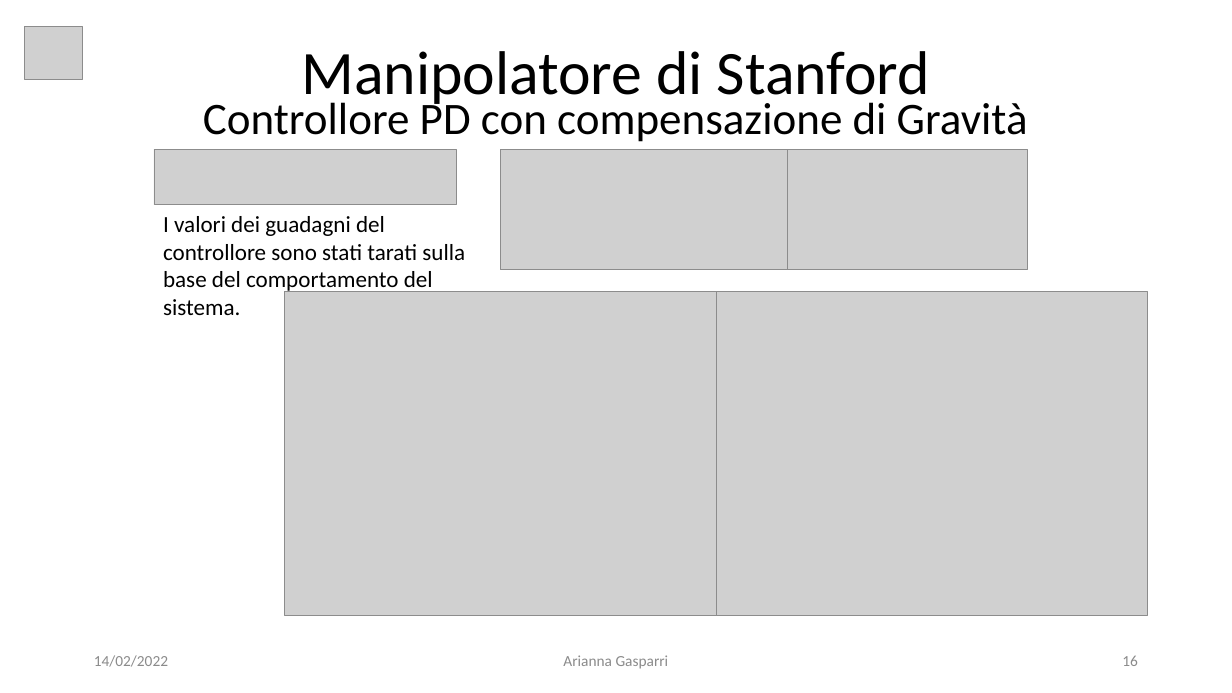
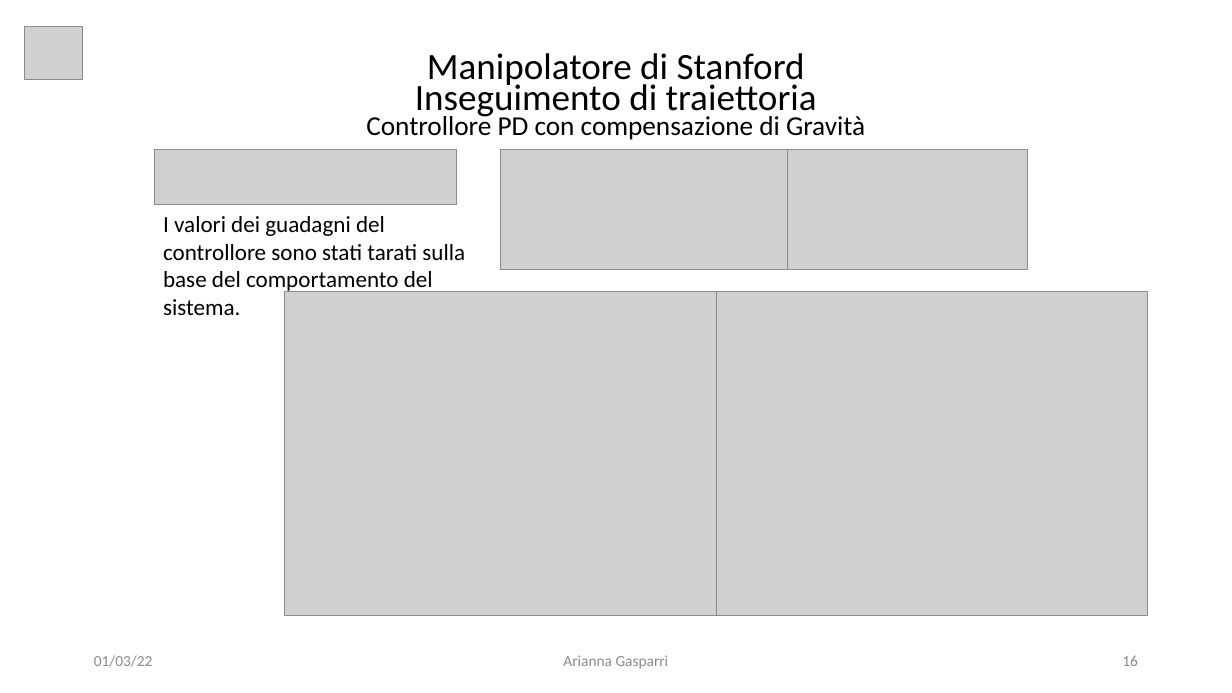
Before and after one commit to giga487/BicchiGas, a slide deck: slide 16 of Relazione/Presentazione.pptx. Drawn at 1232x693 pixels with LibreOffice and Linux fonts; fonts in the diff are those of the drawing; grey boxes stand for pictures. Boxes give left, top, right and bottom in pixels: in the first picture for what was removed or moved away, otherwise in the second. Text is boxed around its words. In the diff, an @@ line names an element or a change of style, - is before the commit and + after.

```diff
--- a/Relazione/Presentazione.pptx
+++ b/Relazione/Presentazione.pptx
@@ text at bbox=[366, 53, 865, 140]: size 48.1 to 28.9 pt in "Manipolatore di Stanford"; size 35.1 to 21.2 pt in "Controllore PD con compensazione di Gravità" @@
@@ text at bbox=[415, 80, 817, 120]: paragraph added @@
+Inseguimento di traiettoria
@@ text at bbox=[94, 655, 153, 667]: text changed @@
-14/02/2022
+01/03/22
```
Also in this commit, not shown: 39 other slides changed, 3 other files.
